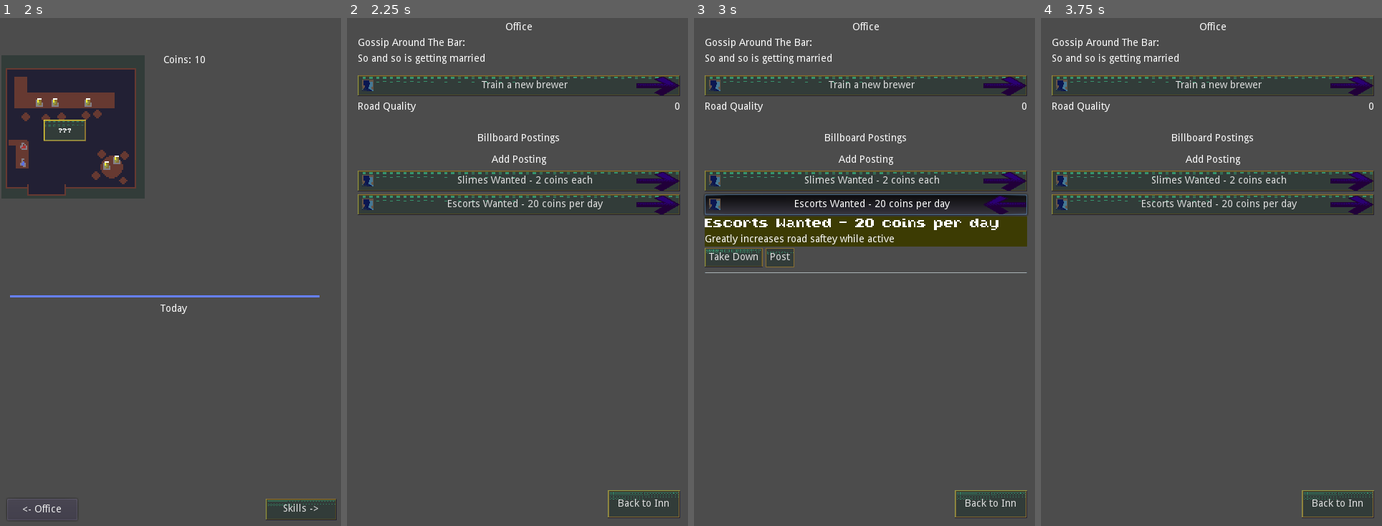
Above: before the commit, frames 1-4 (left to right).
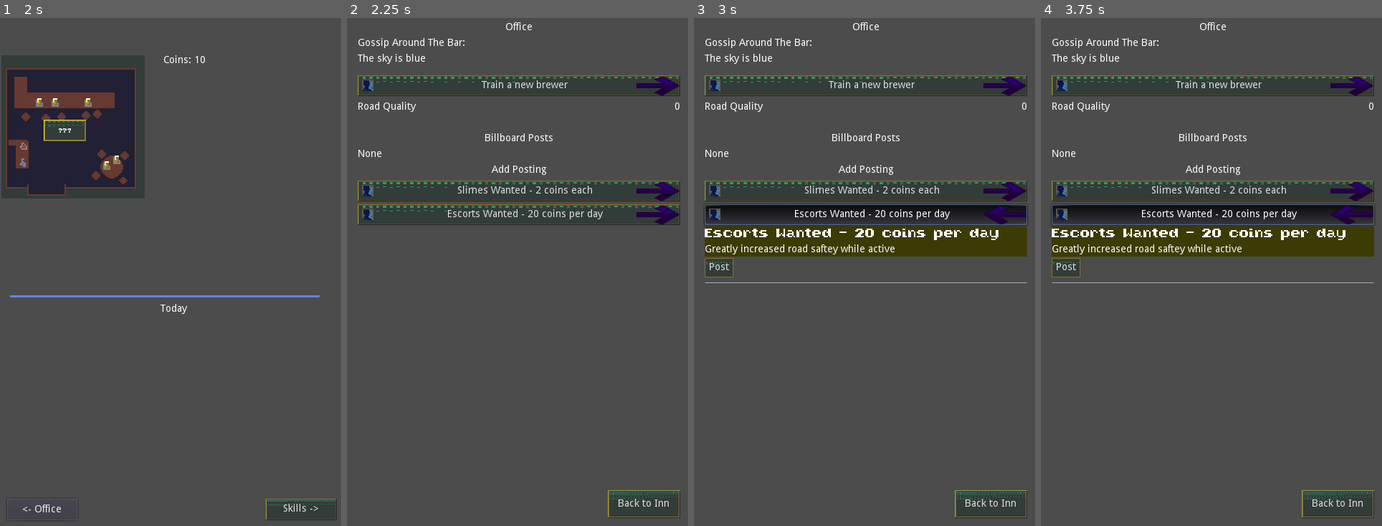
Above: after the commit, the same moments.

Repository: RoxT/InnKeeperUnlimited
Game: Godot game, scene res://Inn.tscn
Two runs of this game, one before a commit and one after it. Both use one fixed random seed, a clock stepped at 60 frames per second and the inputs below.
Inputs (mouse positions are in pixels of both pictures, inside the frame that each line leads up to):
- Up to frame 1 (2 s): click "Skills ->" at 0.5 s; click "Back to Inn" at 1.25 s
- Up to frame 2 (2.25 s): click "<- Office" at 2 s
- Up to frame 3 (3 s): click "Escorts Wanted - 20 coins per…" at 2.75 s
- Up to frame 4 (3.75 s): click (1081, 256) at 3.5 s, where only the run before the commit has a clickable "Take Down"

Frame 1 is identical in both runs. In frame 2, 8.1% of the frame differs, in the area x 3-98%, y 7-41%; in frame 3, 13%; in frame 4, 15%, in the area x 2-98%, y 7-53%.
Error before the commit: Invalid type in function 'add_gossip' in base 'Node2D (Office.gd)'. Cannot convert argument 1 from Nil to String. (res://scripts/scenes/Office.gd:58)

Commit message:
billboard

Diff:
--- a/project/Office.tscn
+++ b/project/Office.tscn
@@ -1,8 +1,9 @@
-[gd_scene load_steps=5 format=2]
+[gd_scene load_steps=6 format=2]
 
 [ext_resource path="res://scripts/scenes/Office.gd" type="Script" id=1]
 [ext_resource path="res://office/trainee_action.tscn" type="PackedScene" id=2]
 [ext_resource path="res://scripts/SaveGameR.gd" type="Script" id=3]
+[ext_resource path="res://office/Billboard.gd" type="Script" id=4]
 
 [sub_resource type="Resource" id=1]
 script = ExtResource( 3 )
@@ -92,13 +93,14 @@
 margin_top = 259.0
 margin_right = 450.0
 margin_bottom = 273.0
-text = "Billboard Postings"
+text = "Billboard Posts"
 align = 1
 
-[node name="Billboard" type="VBoxContainer" parent="MarginContainer/HBox"]
+[node name="Posted" type="VBoxContainer" parent="MarginContainer/HBox"]
 margin_top = 281.0
 margin_right = 450.0
 margin_bottom = 281.0
+script = ExtResource( 4 )
 
 [node name="TitleP" type="Label" parent="MarginContainer/HBox"]
 margin_top = 289.0
@@ -111,6 +113,7 @@
 margin_top = 311.0
 margin_right = 450.0
 margin_bottom = 311.0
+script = ExtResource( 4 )
 
 [node name="BackToInn" type="Button" parent="."]
 margin_left = 364.0
--- /dev/null
+++ b/project/office/Billboard.gd
@@ -0,0 +1,26 @@
+extends VBoxContainer
+
+
+onready var PostScene := preload("res://office/slimes_wanted.tscn")
+
+
+# Called when the node enters the scene tree for the first time.
+func _ready() -> void:
+	pass # Replace with function body.
+
+func set_list(list:Array, target:Node, game:SaveGame):
+	for c in get_children():
+		c.queue_free()
+
+	if list.empty():
+		var label := Label.new()
+		label.text = "None"
+		add_child(label)
+
+	for p in list:
+		var post := PostScene.instance()
+		post.post = p
+		post.game = game
+		var err := post.connect("post_action", target, "_on_post_action")
+		if err != OK: push_error("error connecting: " + str(err))
+		add_child(post)
--- a/project/office/action_dialog.gd
+++ b/project/office/action_dialog.gd
@@ -40,7 +40,6 @@
 	game.brewers += 1
 	_button_toggled(false)
 
-
 func _on_Coin100Btn_pressed() -> void:
 	emit_signal("buy_action", 100, S.things.COINS, S.actions.BREWER)
 	game.coins -= 100
--- a/project/office/slimes_wanted.gd
+++ b/project/office/slimes_wanted.gd
@@ -18,7 +18,7 @@
 
 var posts := {
 	S.postings.SLIMES_WANTED: {TITLE: "Slimes Wanted - 2 coins each", DESC: "Slimes killed and brought in, increasing road safety"},
-	S.postings.ESCORTS_WANTED: {TITLE: "Escorts Wanted - 20 coins per day", DESC: "Greatly increases road saftey while active"}
+	S.postings.ESCORTS_WANTED: {TITLE: "Escorts Wanted - 20 coins per day", DESC: "Greatly increased road saftey while active"}
 
 }
 
@@ -28,20 +28,26 @@
 
 # Called when the node enters the scene tree for the first time.
 func _ready() -> void:
-	if not game: game = save_game_override if save_game_override else SaveGame.new_game()
+	if get_parent().name == "root":
+		game = save_game_override if save_game_override else SaveGame.new_game()
+	assert(game)
 	_button_toggled(false)
-	take_down.connect("pressed", self, "_on_TakeDown_pressed")
-	post_button.connect("pressed", self, "_on_post_pressed")
+	var errs := []
+	errs.append(take_down.connect("pressed", self, "_on_TakeDown_pressed"))
+	errs.append(post_button.connect("pressed", self, "_on_post_pressed"))
+	for err in errs:
+		if err != OK: push_error("Error connecting: " + str(err))
 	go_button.text = posts[post].title
 	title.text = posts[post].title
 	desc.text = posts[post].desc
 	loaded = true
+	init()
 
 func _enter_tree() -> void:
 	if loaded: init()
 
 func init():
-	if game.active_posts.find(post):
+	if game.active_posts.has(post):
 		post_button.hide()
 		take_down.show()
 	else:
@@ -49,14 +55,14 @@
 		post_button.show()
 
 func _on_post_pressed():
+	game.active_posts.append(post)
+	_button_toggled(false)
+	emit_signal("post_action", true, S.postings.keys()[post])
+
+func _on_TakeDown_pressed():
 	game.active_posts.erase(post)
 	_button_toggled(false)
-	emit_signal("post_action", true, S.postings.get(post))
-
-func _on_TakeDown_pressed():
-	game.active_posts.append(post)
-	_button_toggled(false)
-	emit_signal("post_action", false, S.postings.get(post))
+	emit_signal("post_action", false, S.postings.keys()[post])
 
 
 func set_post(value:int):
--- a/project/resources/office_translations.csv
+++ b/project/resources/office_translations.csv
@@ -5,5 +5,5 @@
 RANDOM1,Geese are migrating overhead. Look for them in ponds and on roofs
 RANDOM2,So and so is getting married
 RANDOM3,So and so is becoming an adventurer
-SLIMES_WANTED,Local tavern is paying for slimes,
+SLIMES_WANTED,Local tavern is paying for slimes
 ESCORTS_WANTED,Local tavern offering to escort travellers
--- a/project/scripts/scenes/Office.gd
+++ b/project/scripts/scenes/Office.gd
@@ -8,8 +8,8 @@
 onready var no_ale_label := $MarginContainer/HBox/BuffsList/NoAleLabel
 onready var list := $MarginContainer/HBox
 onready var gossip_label := $MarginContainer/HBox/BarGossip
-onready var billboard := $MarginContainer/HBox/Billboard
-onready var unposted := $MarginContainer/HBox/Unposted
+onready var posted_list := $MarginContainer/HBox/Posted
+onready var unposted_list := $MarginContainer/HBox/Unposted
 
 onready var hire_action := $MarginContainer/HBox/BrewerAction
 
@@ -23,10 +23,13 @@
 
 # Called when the node enters the scene tree for the first time.
 func _ready() -> void:
-	if not game: game = save_game_override if save_game_override else SaveGame.new_game()
+	if get_parent().name == "root":
+		game = save_game_override if save_game_override else SaveGame.new_game()
+	assert(game)
 	init()
 	loaded = true
-	hire_action.connect("buy_action", self, "_on_buy_action")
+	var err = hire_action.connect("buy_action", self, "_on_buy_action")
+	if err != OK:push_error("Error connecting signal: " + str(err))
 	hire_action.game = game
 
 func _enter_tree() -> void:
@@ -39,23 +42,28 @@
 	road_score.text = str(S.road_quality)
 	no_ale_label.visible = S.ale_penalty > 0
 	no_ale_label.text = NO_ALE + str(S.ale_penalty)
-	update_gossip_labels()
 
-	for c in billboard.get_children():
+	posted_list.set_list(game.active_posts, self, game)
+	var unposted := []
+	for v in S.postings.values():
+		if !game.active_posts.has(v):
+			unposted.append(v)
+	unposted_list.set_list(unposted, self, game)
+
+	for c in gossip_label.get_children():
 		c.queue_free()
-	for c in unposted.get_children():
-		c.queue_free()
-	for k in S.postings.values():
-		var post := PostScene.instance()
-		post.post = k
-		post.connect("post_action", self, "_on_post_action")
-		if game.active_posts.has(k):
-			billboard.add_child(post)
-		else:
-			unposted.add_child(post)
+	if gossips.empty():
+		var l := Label.new()
+		l.text = tr( "RANDOM" + str(randi()%4) )
+		gossip_label.add_child(l)
+	else:
+		for g in gossips.keys():
+			var l := Label.new()
+			l.text = tr(g)
+			gossip_label.add_child(l)
 
-func _on_post_action(is_active:bool, post):
-	add_gossip(post, 3, is_active)
+func _on_post_action(is_active:bool, post_const:String):
+	add_gossip(post_const, is_active)
 
 func _on_buy_action(_cost_amount, _cost_type, action_type):
 	if action_type == S.actions.BREWER:
@@ -67,22 +75,9 @@
 		if gossips[key] <= 0:
 			var _exists := gossips.erase(key)
 
-func add_gossip(key:String, days_left:=3, add:=true):
+func add_gossip(key:String, add:=true, days_left:=3):
 	if add:
 		gossips[key] = days_left
 	else:
 		var _exists := gossips.erase(key)
-	update_gossip_labels()
-
-func update_gossip_labels():
-	for c in gossip_label.get_children():
-		c.queue_free()
-	if gossips.empty():
-		var l := Label.new()
-		l.text = tr( "RANDOM" + str(randi()%4) )
-		gossip_label.add_child(l)
-	else:
-		for g in gossips.keys():
-			var l := Label.new()
-			l.text = tr(g)
-			gossip_label.add_child(l)
+	init()
Binary file changed: project/resources/office_translations.en.translation
